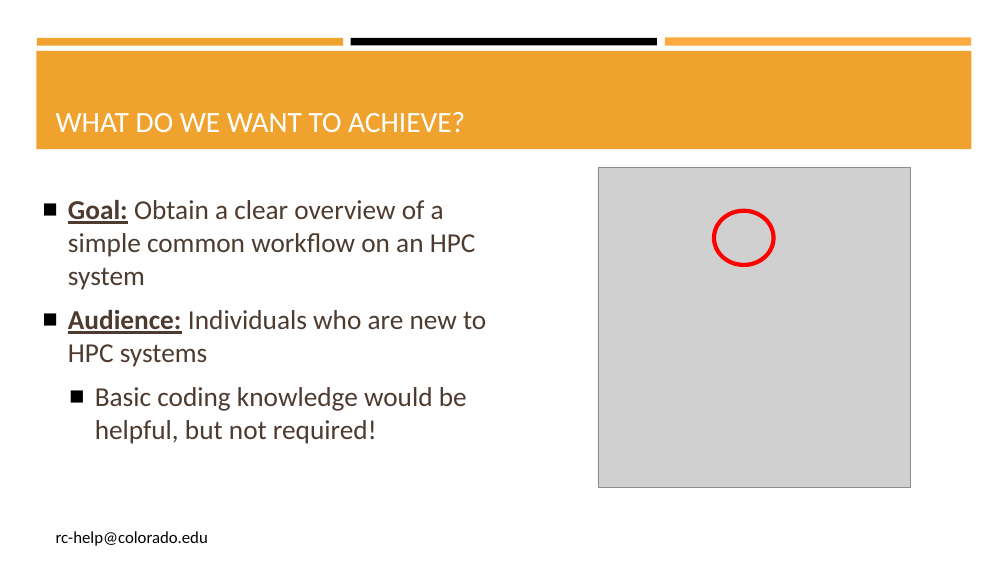
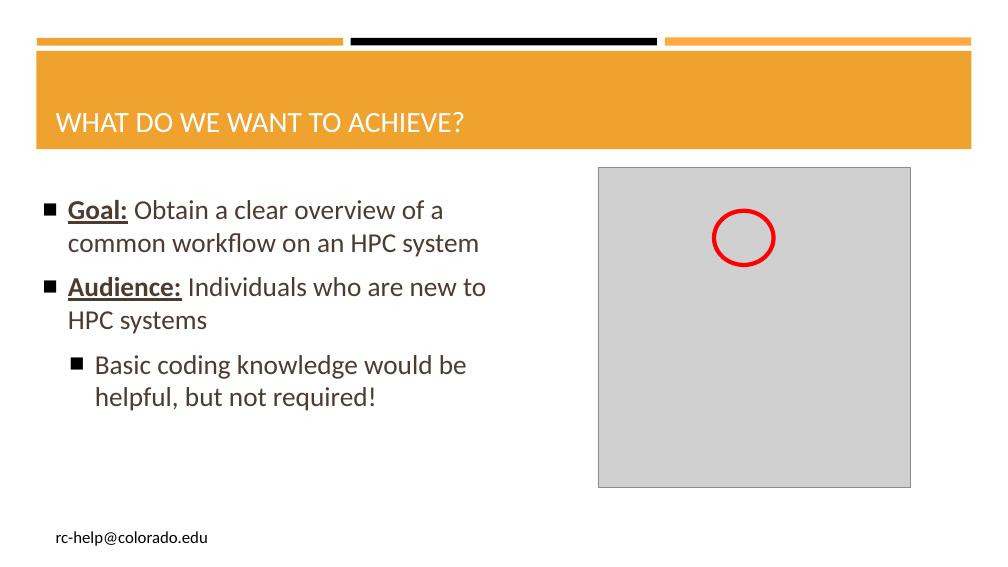
Before and after one commit to b-reyes/Presentations, a slide deck: slide 2 of CU_presentation/CU_boulder_presentation.pptx. Drawn at 1008x567 pixels with LibreOffice and Linux fonts; fonts in the diff are those of the drawing; grey boxes stand for pictures. Boxes give left, top, right and bottom in pixels: in the first picture for what was removed or moved away, otherwise in the second. Text is boxed around its words. In the diff, an @@ line names an element or a change of style, - is before the commit and + after.

Commit message:
finish the slides: submitting a slurm script, overview of an HPC workflow, and further help, and generate a pdf

```diff
--- a/CU_presentation/CU_boulder_presentation.pptx
+++ b/CU_presentation/CU_boulder_presentation.pptx
@@ text at [68,200,479,257]: text changed @@
-■ Goal: Obtain a clear overview of a simple common workflow on an HPC system
+■ Goal: Obtain a clear overview of a common workflow on an HPC system
```
Also in this commit, not shown: 6 other slides changed, 2 other files.
